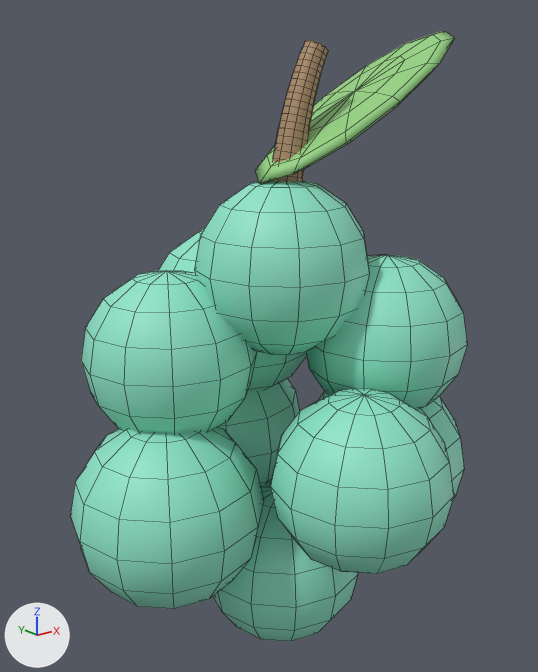
The FBX model assets/models/tools/SeaGrape.fbx: old version first, new version second.
Camera for both pictures: a 50 mm camera at (-0.951, -1.143, 1.298) aimed at (-0.007, 0.036, 0.826). Arrows for +X, +Y and +Z are at lower left; the lights stay in place. The first picture is the older version. Mesh edges are drawn as thin lines. Where no turn or scale is listed for an object, it has been applied to the vertices.

The first picture shows 'Body', 'Body.001', 'Body.002', 'Body.003', 'Body.004', 'Body.005', 'Body.006', 'Body.007', 'Handle', 'Leaf', 'Twig'.
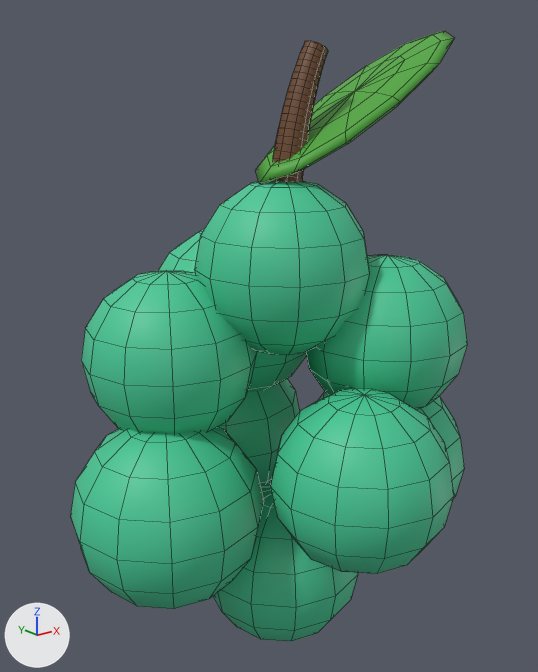
Changed parts and their boxes (x1, y1, x2, y2) in the pictures (538 x 672 px):
'Body', recoloured (darker): (71, 427, 264, 609) in both
'Body.003', recoloured (darker): (270, 388, 454, 574) in both
'Body.006', recoloured (darker): (194, 180, 369, 355) in both
'Body.004', recoloured (darker): (81, 270, 256, 434) in both
'Body.005', recoloured (darker): (306, 255, 467, 410) in both
'Handle', recoloured (darker): (213, 480, 358, 642) in both
'Leaf', recoloured (darker): (256, 30, 455, 184) in both
'Body.002', recoloured (darker): (219, 379, 300, 484) in both
'Twig', recoloured (darker): (273, 40, 328, 182) in both
'Body.007', recoloured: (158, 229, 307, 393) in both
'Body.001', recoloured: (318, 392, 464, 499) in both

The change in detail:
Material 'Body' (mat_body) changes colour from green #8fe5ca to green #46c896; in linear values from (0.275, 0.784, 0.588) to (0.0612, 0.578, 0.305).
Material 'Leaf' (mat_leaf) changes colour from green #96d483 to green #4ea83a; in linear values from (0.306, 0.659, 0.227) to (0.0762, 0.392, 0.0423).
Material 'Twig' (mat_twig) changes colour from brown #ad8d69 to brown #6b4424; in linear values from (0.42, 0.267, 0.141) to (0.147, 0.0578, 0.0176).
